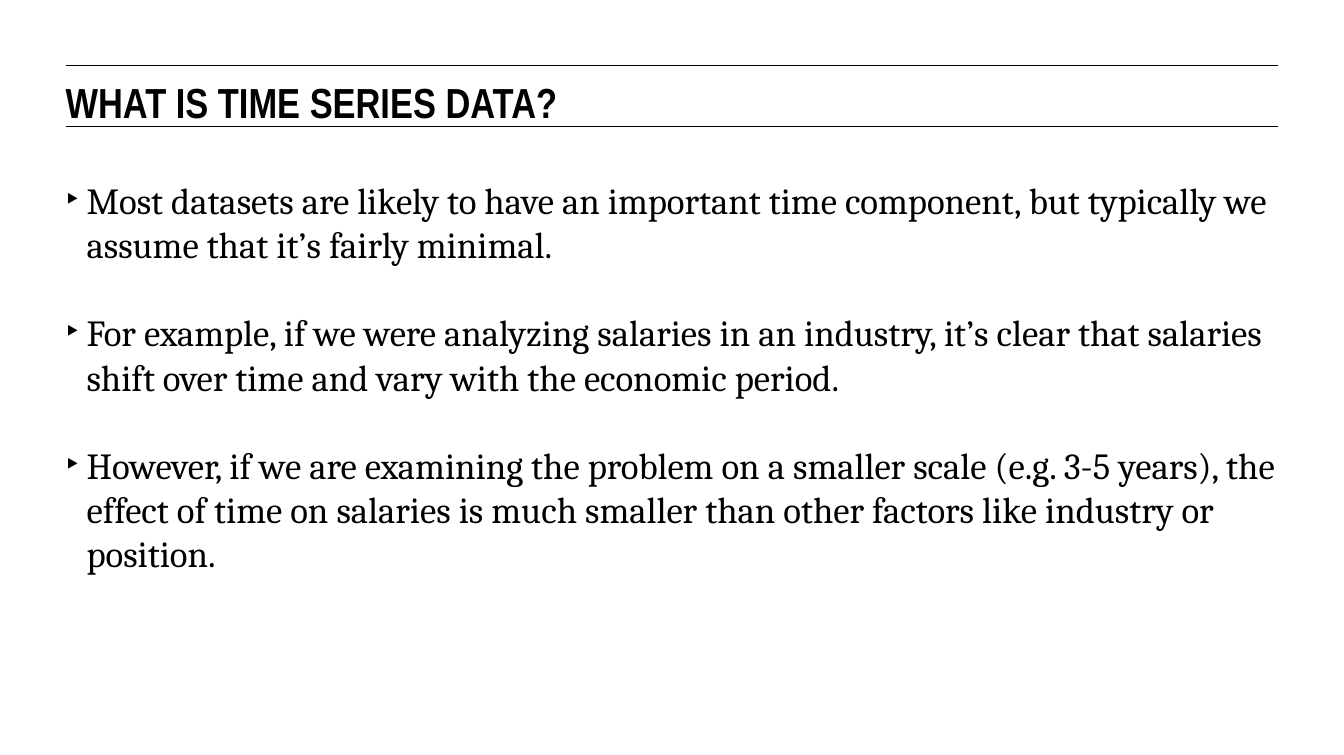
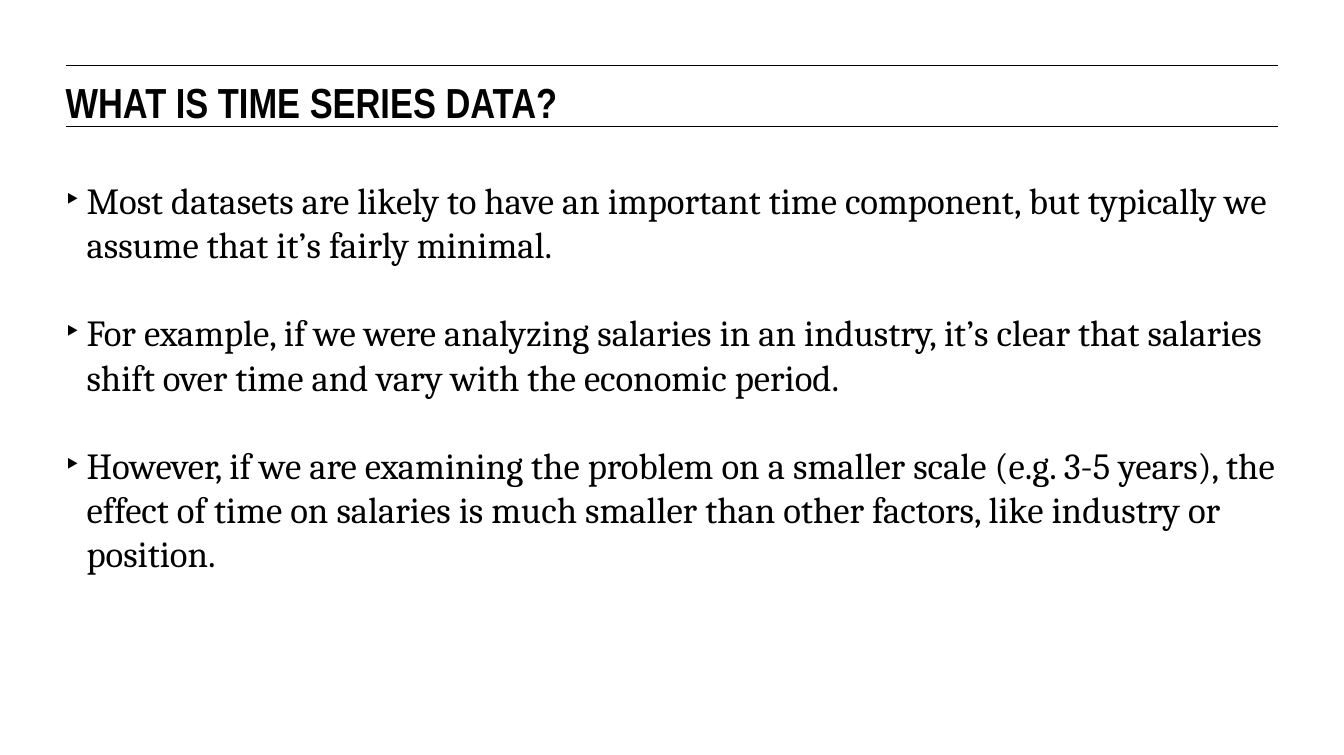
Before and after one commit to eflautt/ga-data-science, a slide deck: slide 13 of lessons/lesson-15/15-time-series-analysis.pptx. Drawn at 1344x755 pixels with LibreOffice and Linux fonts; fonts in the diff are those of the drawing. Boxes give left, top, right and bottom in pixels: in the first picture for what was removed or moved away, otherwise in the second. Text is boxed around its words. In the diff, an @@ line names an element or a change of style, - is before the commit and + after.

```diff
--- a/lessons/lesson-15/15-time-series-analysis.pptx
+++ b/lessons/lesson-15/15-time-series-analysis.pptx
@@ text at (x1=87, y1=453, x2=1274, y2=531): text changed @@
-‣ However, if we are examining the problem on a smaller scale (e.g. 3-5 years), the effect of time on salaries is much smaller than other factors like industry or position.
+‣ However, if we are examining the problem on a smaller scale (e.g. 3-5 years), the effect of time on salaries is much smaller than other factors, like industry or position.
```
Also in this commit, not shown: 24 other slides changed, 1 slide added.
